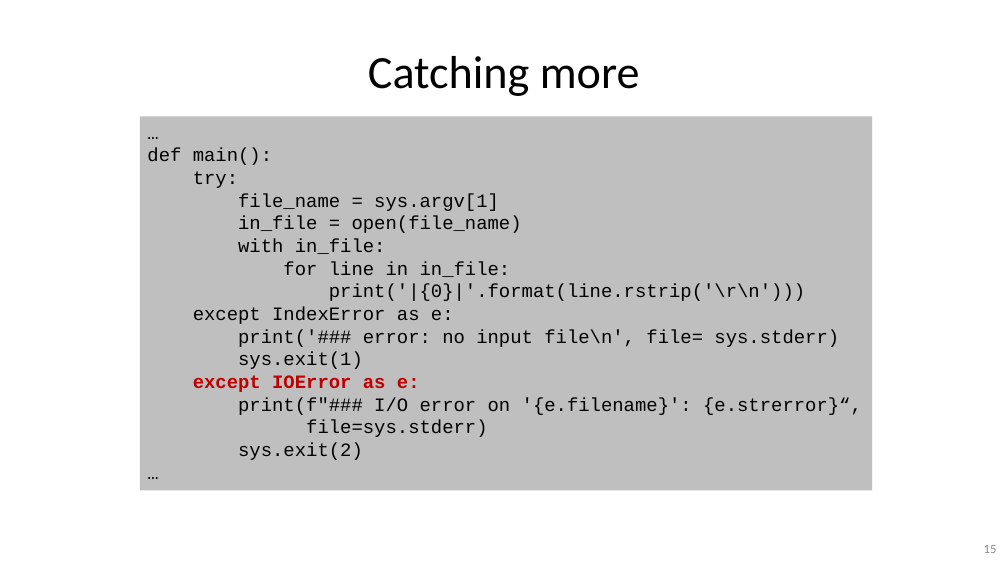
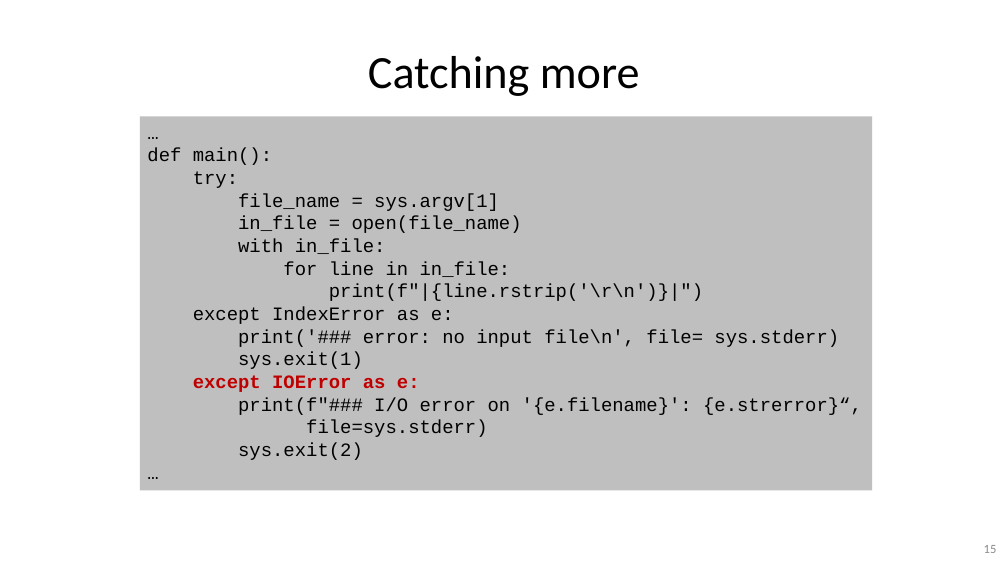
Before and after one commit to gjbex/Python-software-engineering, a slide deck: slide 15 of python_software_engineering.pptx. Drawn at 1008x567 pixels with LibreOffice and Linux fonts; fonts in the diff are those of the drawing. Boxes give left, top, right and bottom in pixels: in the first picture for what was removed or moved away, otherwise in the second. Text is boxed around its words. In the diff, an @@ line names an element or a change of style, - is before the commit and + after.

Commit message:
Replace format method by f-strings

```diff
--- a/python_software_engineering.pptx
+++ b/python_software_engineering.pptx
@@ text in rectangle at (x1=329, y1=284, x2=703, y2=301): text changed @@
-print('|{0}|'.format(line.rstrip('\r\n')))
+print(f"|{line.rstrip('\r\n')}|")
```
Also in this commit, not shown: 1 other slide changed.
